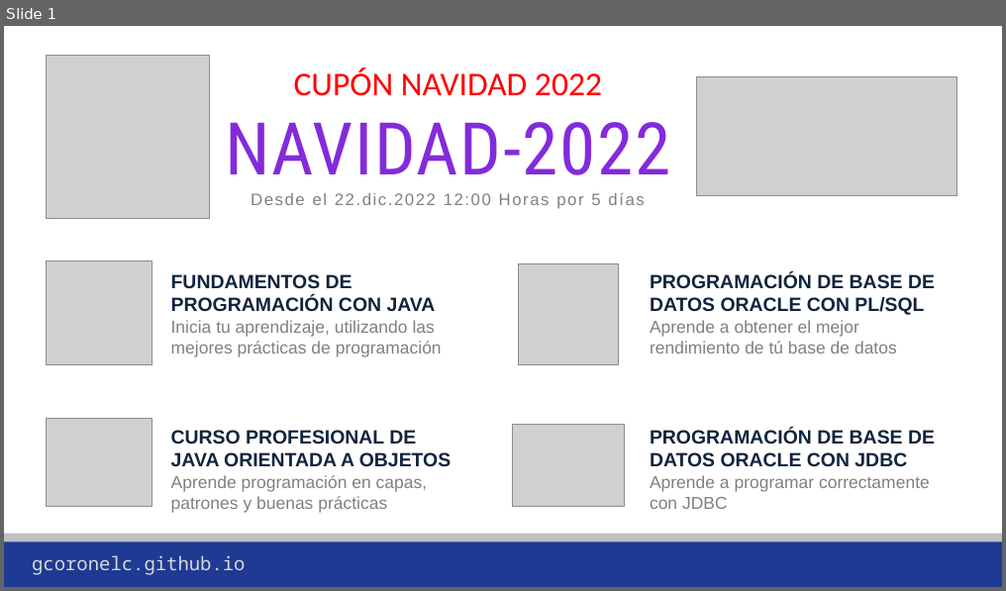
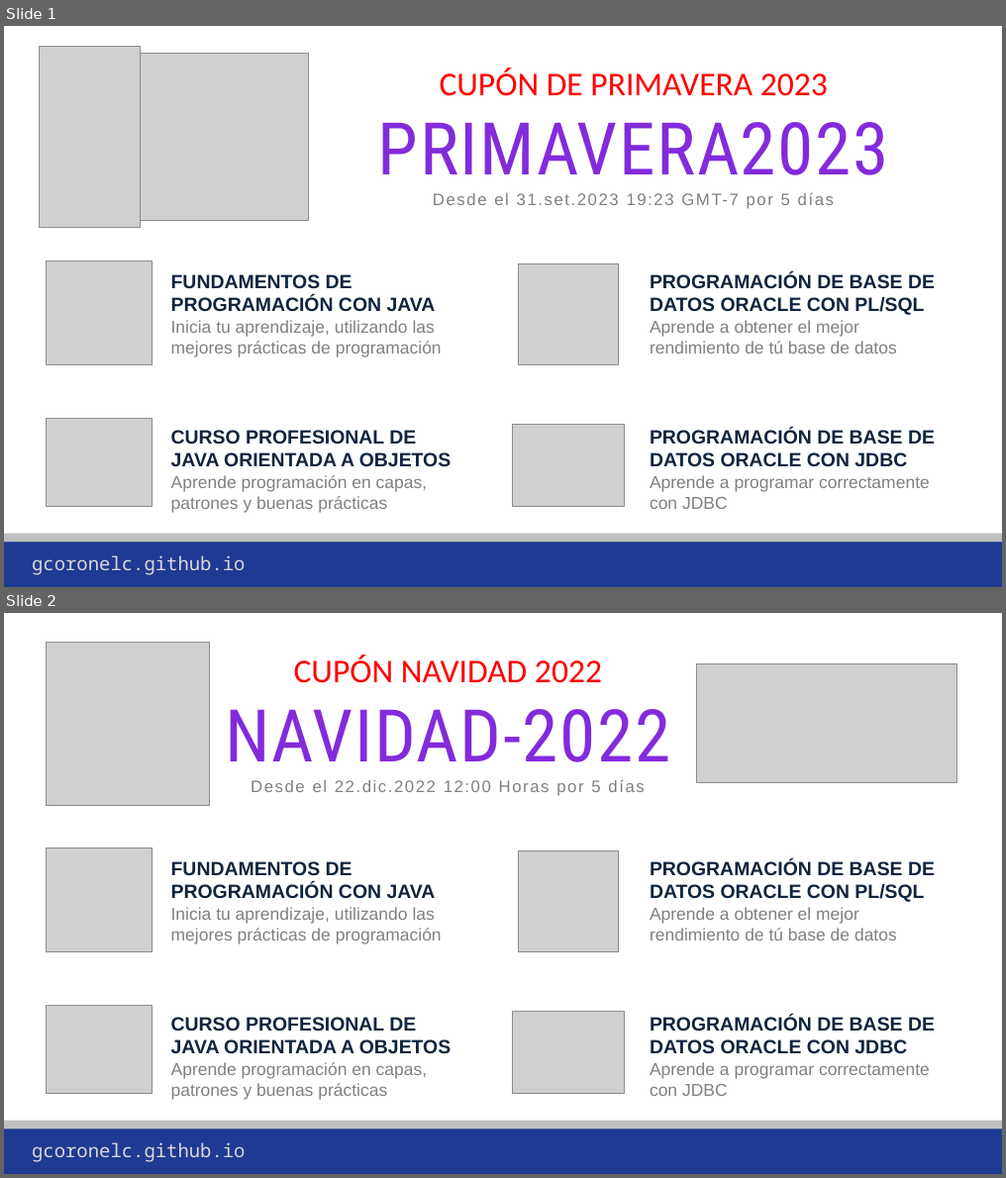
Before and after one commit to gcoronelc/gcoronelc.github.io, a slide deck: img/Publicidad.pptx. Shown one above the other, each under a label of ours: slide 1 before the commit, slides 1 and 2 after it. The pictures are 1006x591 and 1006x1178 pixels, drawn with LibreOffice and Linux fonts; fonts in the diff are those of the drawing; grey boxes stand for pictures; background and template pictures are left out. Boxes give left, top, right and bottom in pixels: in the first picture for what was removed or moved away, otherwise in the second. Text is boxed around its words. In the diff, an @@ line names an element or a change of style, - is before the commit and + after.

```diff
--- a/img/Publicidad.pptx
+++ b/img/Publicidad.pptx
@@ slide 1 added at (4,26,1002,587), background #FFFFFF; not listed: 3 template elements that a slide beside it also shows @@
@@ picture added at (39,46,140,227) @@
@@ picture added at (141,53,308,221) @@
@@ text added at (378,68,889,209), 16 pt, text #808080 @@
+CUPÓN DE PRIMAVERA 2023
+PRIMAVERA2023
+Desde el 31.set.2023 19:23 GMT-7 por 5 días
@@ picture added at (46,262,152,366) @@
@@ text added at (171,274,450,512), 16.6 pt, text #808080 @@
+FUNDAMENTOS DE PROGRAMACIÓN CON JAVA
+Inicia tu aprendizaje, utilizando las mejores prácticas de programación
+CURSO PROFESIONAL DE
+JAVA ORIENTADA A OBJETOS
+Aprende programación en capas, patrones y buenas prácticas
@@ picture added at (519,264,619,365) @@
@@ text added at (649,274,935,509), 16.6 pt, text #808080 @@
+PROGRAMACIÓN DE BASE DE DATOS ORACLE CON PL/SQL
+Aprende a obtener el mejor rendimiento de tú base de datos
+PROGRAMACIÓN DE BASE DE DATOS ORACLE CON JDBC
+Aprende a programar correctamente con JDBC
@@ picture added at (46,418,152,506) @@
@@ picture added at (513,424,625,506) @@
@@ what was slide 1 is now slide 2 @@
```
Also in this commit, not shown: 1 other slide added, 1 slide removed, 2 other files.
